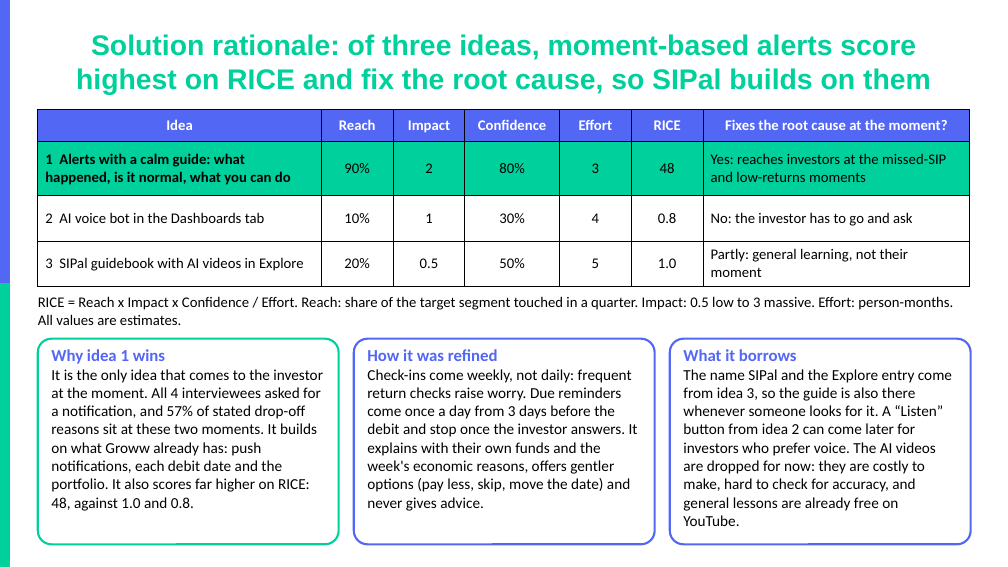
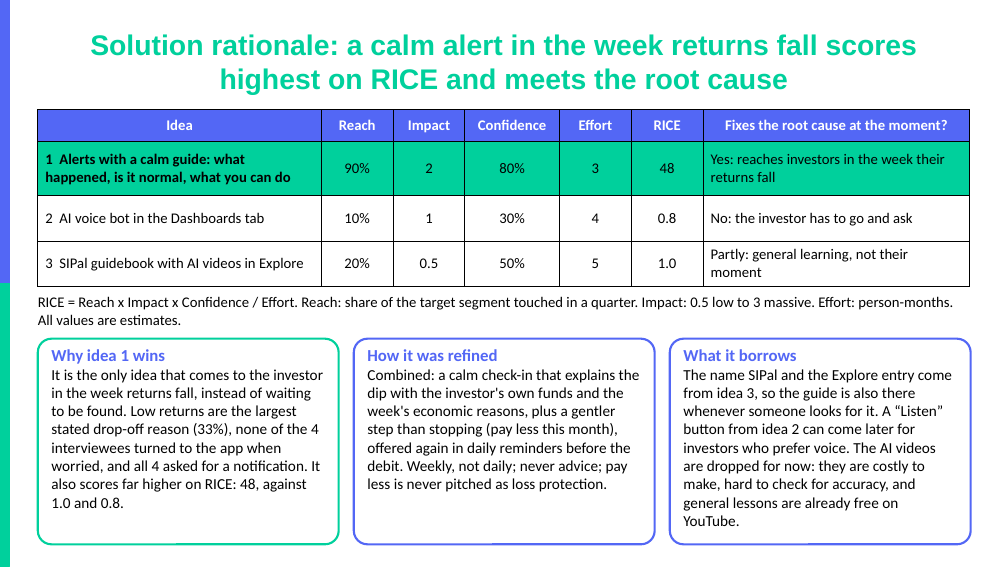
Before and after one commit to akarshita711/NEXTLEAP_GRAD_PROJECT_groww_SIP_research, a slide deck: slide 8 of deck/NL_Groww.pptx. Drawn at 1008x567 pixels with LibreOffice and Linux fonts; fonts in the diff are those of the drawing; background and template pictures are left out. Boxes give left, top, right and bottom in pixels: in the first picture for what was removed or moved away, otherwise in the second. Text is boxed around its words. In the diff, an @@ line names an element or a change of style, - is before the commit and + after.

```diff
--- a/deck/NL_Groww.pptx
+++ b/deck/NL_Groww.pptx
@@ title at box(90, 34, 917, 95): text changed @@
-Solution rationale: of three ideas, moment-based alerts score highest on RICE and fix the root cause, so SIPal builds on them
+Solution rationale: a calm alert in the week returns fall scores highest on RICE and meets the root cause
@@ table at box(38, 110, 970, 281) @@
-row 2, column 7: Yes: reaches investors at the missed-SIP and low-returns moments
+row 2, column 7: Yes: reaches investors in the week their returns fall
@@ text at box(51, 369, 323, 508): text changed @@
-It is the only idea that comes to the investor at the moment. All 4 interviewees asked for a notification, and 57% of stated drop-off reasons sit at these two moments. It builds on what Groww already has: push notifications, each debit date and the portfolio. It also scores far higher on RICE: 48, against 1.0 and 0.8.
+It is the only idea that comes to the investor in the week returns fall, instead of waiting to be found. Low returns are the largest stated drop-off reason (33%), none of the 4 interviewees turned to the app when worried, and all 4 asked for a notification. It also scores far higher on RICE: 48, against 1.0 and 0.8.
@@ text at box(367, 369, 640, 492): text changed @@
-Check-ins come weekly, not daily: frequent return checks raise worry. Due reminders come once a day from 3 days before the debit and stop once the investor answers. It explains with their own funds and the week's economic reasons, offers gentler options (pay less, skip, move the date) and never gives advice.
+Combined: a calm check-in that explains the dip with the investor's own funds and the week's economic reasons, plus a gentler step than stopping (pay less this month), offered again in daily reminders before the debit. Weekly, not daily; never advice; pay less is never pitched as loss protection.
```
Also in this commit, not shown: 7 other slides changed, 8 other files.
